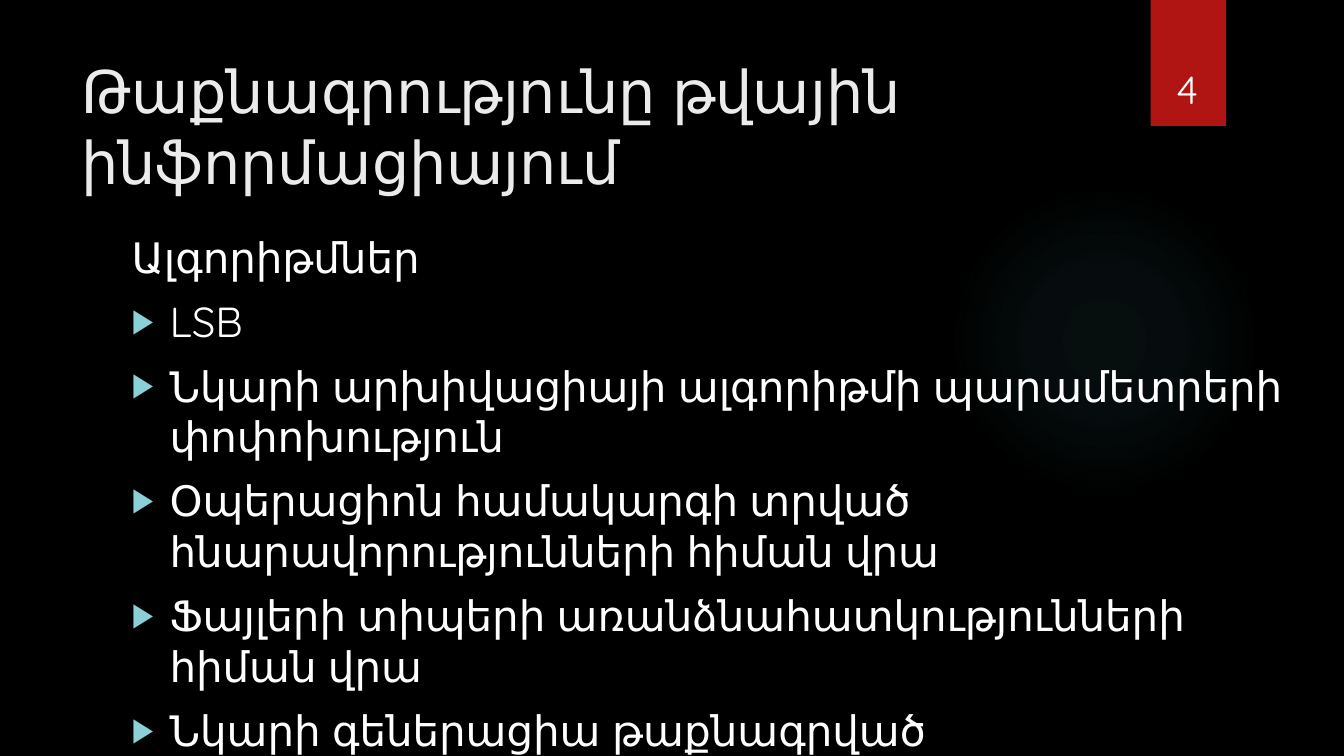
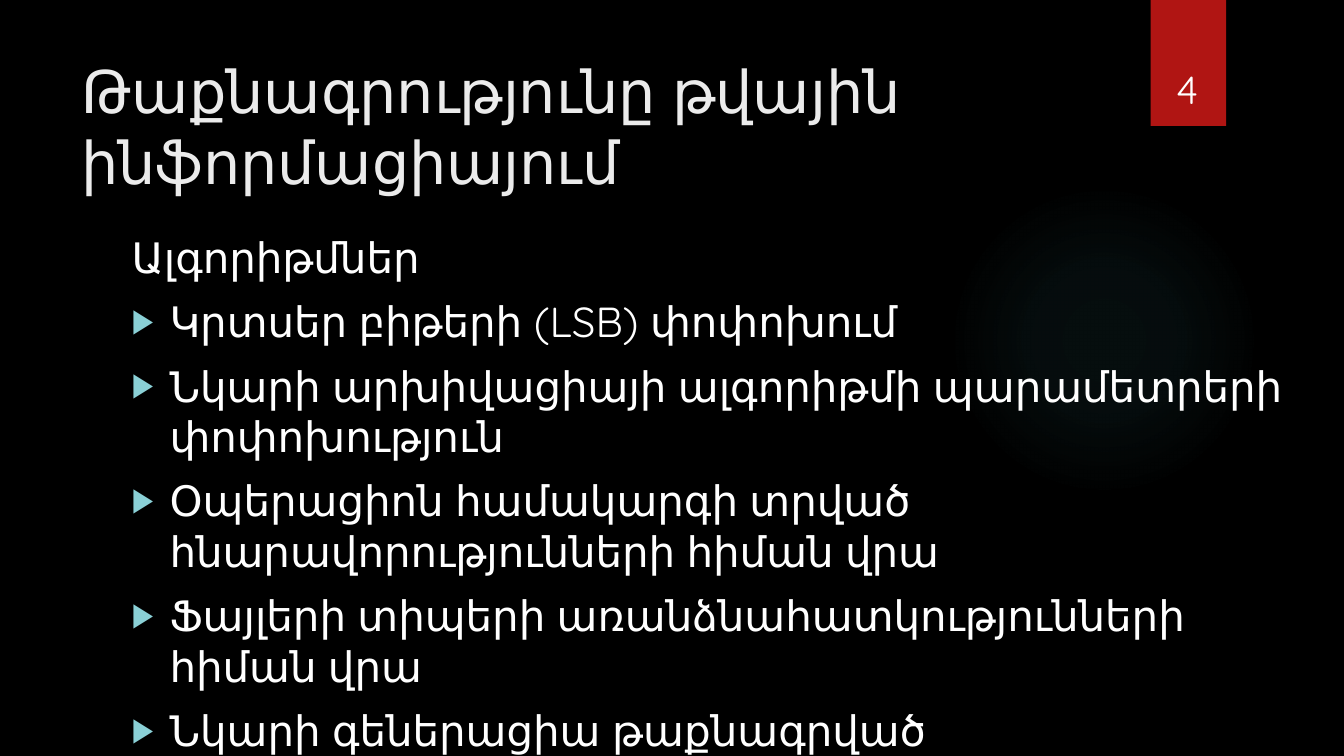
Before and after one commit to Lusine0101/GAN-for-Stegan, a slide deck: slide 4 of Գեներատիվ մրցակցող ցանցերի կիրառումը նկարի տեսքով թաքնագրության կրիչ.pptx. Drawn at 1344x756 pixels with LibreOffice and Linux fonts; fonts in the diff are those of the drawing; background and template pictures are left out. Boxes give left, top, right and bottom in pixels: in the first picture for what was removed or moved away, otherwise in the second. Text is boxed around its words. In the diff, an @@ line names an element or a change of style, - is before the commit and + after.

```diff
--- a/Գեներատիվ մրցակցող ցանցերի կիրառումը նկարի տեսքով թաքնագրության կրիչ.pptx
+++ b/Գեներատիվ մրցակցող ցանցերի կիրառումը նկարի տեսքով թաքնագրության կրիչ.pptx
@@ text at box(170, 305, 897, 346): text changed @@
-▶ LSB
+▶ Կրտսեր բիթերի (LSB) փոփոխում
```
Also in this commit, not shown: 10 other slides changed.
